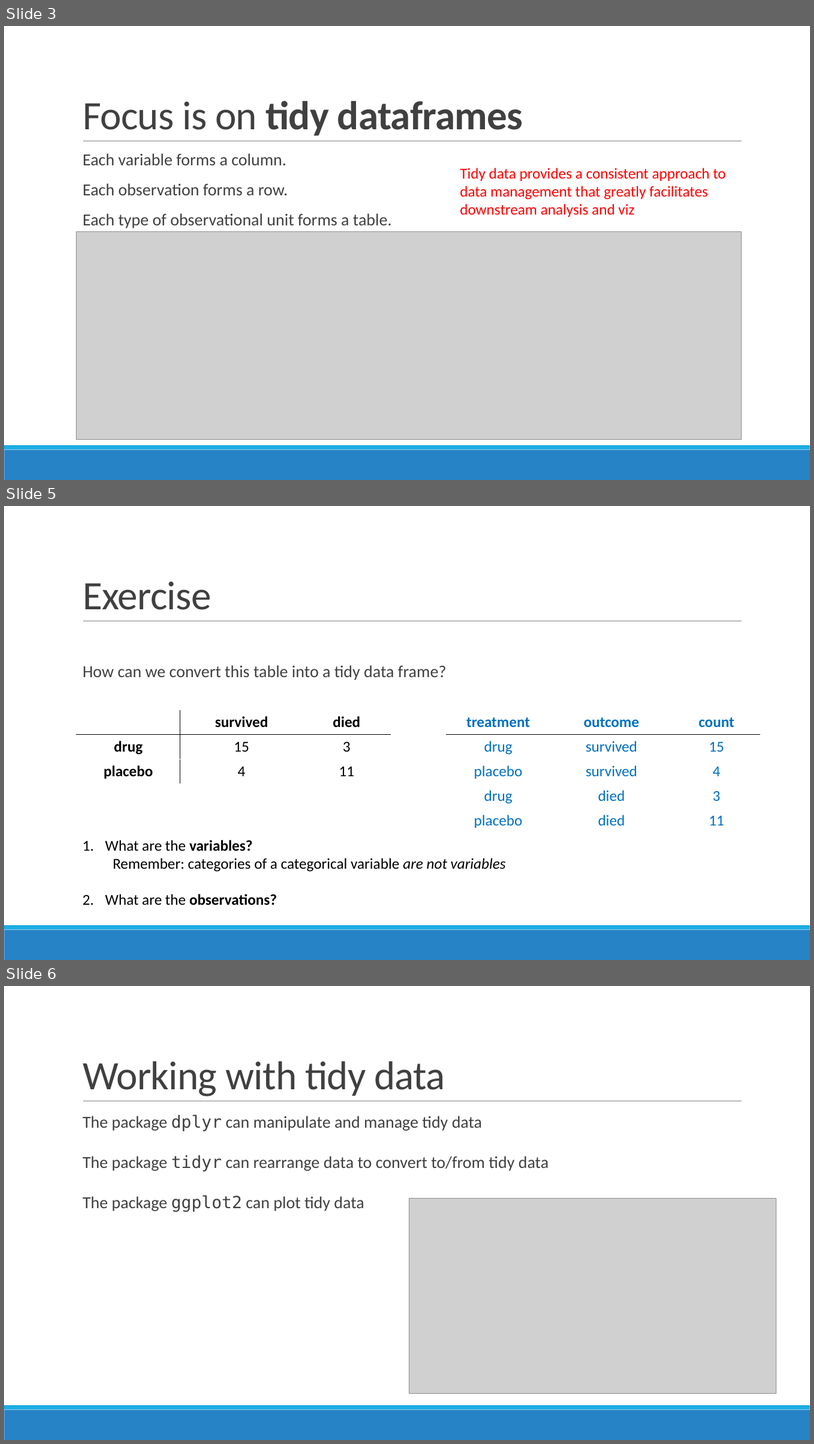
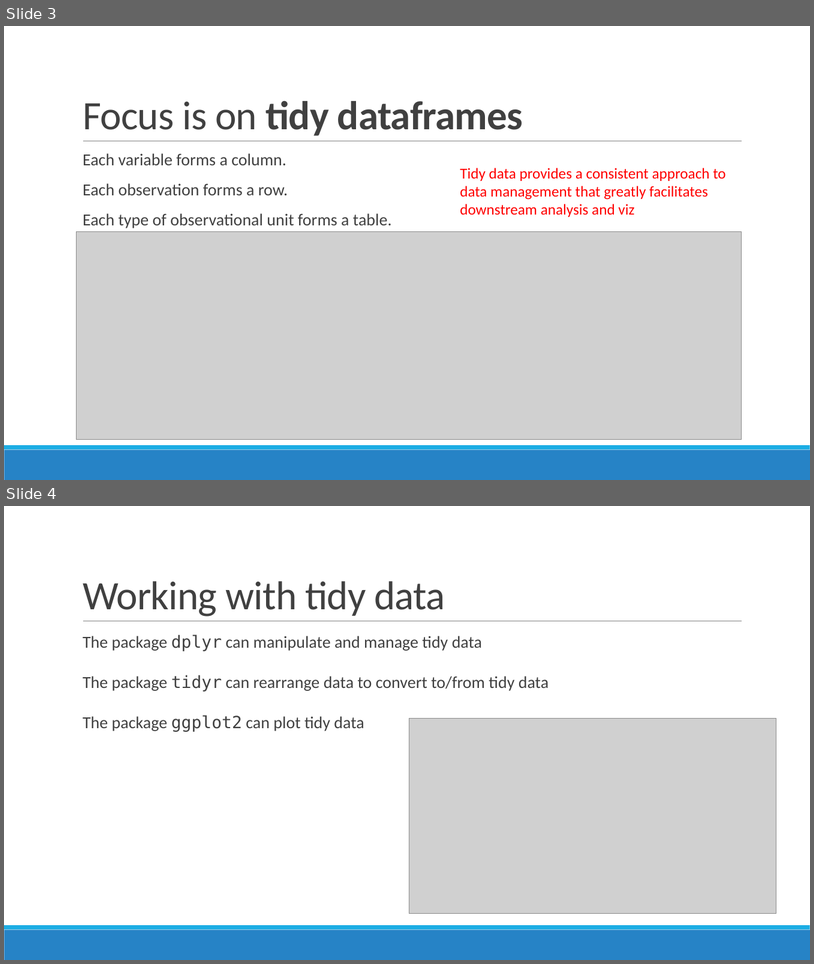
Before and after one commit to sjspielman/bio5312_fall2017, a slide deck: slides/day2_tidyverse.pptx. Shown one above the other, each under a label of ours: slides 3, 5 and 6 before the commit, slides 3 and 4 after it; the slides between them are not shown. The pictures are 814x1444 and 814x964 pixels, drawn with LibreOffice and Linux fonts; fonts in the diff are those of the drawing; grey boxes stand for pictures. Boxes give left, top, right and bottom in pixels: in the first picture for what was removed or moved away, otherwise in the second. Text is boxed around its words. In the diff, an @@ line names an element or a change of style, - is before the commit and + after.

```diff
--- a/slides/day2_tidyverse.pptx
+++ b/slides/day2_tidyverse.pptx
@@ slide 5 removed at (4,506,810,960), background #FFFFFF; not listed: 3 template elements that a slide beside it also shows @@
@@ title removed at (83,582,211,610) @@
-Exercise
@@ text removed at (83,665,447,680) @@
-  How can we convert this table into a tidy data frame?
@@ table removed at (77,710,390,784), 3 rows, 3 columns @@
- | survived | died
-drug | 15 | 3
-placebo | 4 | 11
@@ table removed at (447,710,760,832), 5 rows, 3 columns @@
-treatment | outcome | count
-drug | survived | 15
-placebo | survived | 4
-drug | died | 3
-placebo | died | 11
@@ text removed at (105,840,506,905) @@
-1. What are the variables?
-  Remember: categories of a categorical variable are not variables
-2. What are the observations?
@@ what was slide 6 is now slide 4 @@
```
Also in this commit, not shown: 1 slide added, 1 other slide removed, 3 other files.
